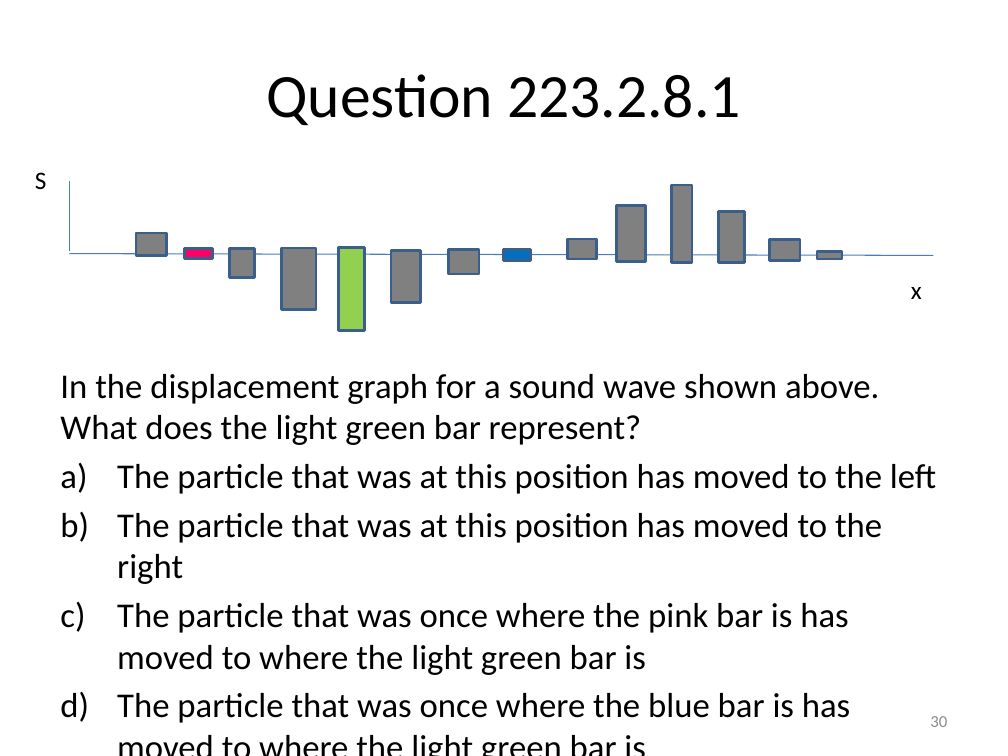
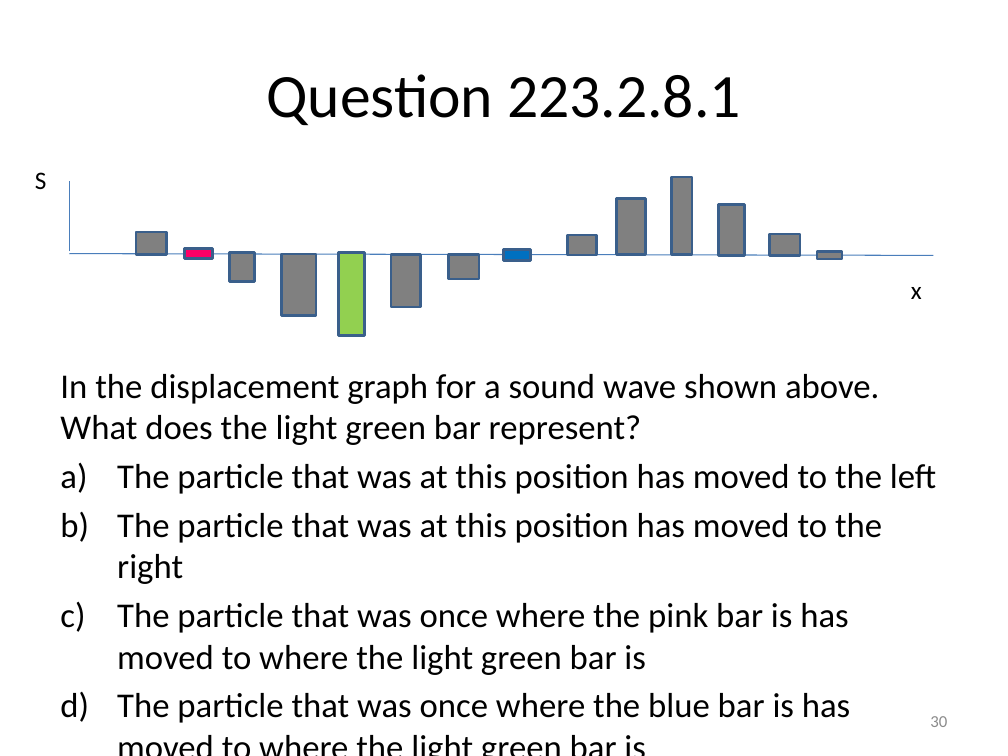
Before and after one commit to rtlines/Introductory-Physics-II, a slide deck: slide 30 of Lecture_Slides/PH 123 Lecture 07.pptx. Drawn at 1008x756 pixels with LibreOffice and Linux fonts; fonts in the diff are those of the drawing. Boxes give left, top, right and bottom in pixels: in the first picture for what was removed or moved away, otherwise in the second. Text is boxed around its words. In the diff, an @@ line names an element or a change of style, - is before the commit and + after.

```diff
--- a/Lecture_Slides/PH 123 Lecture 07.pptx
+++ b/Lecture_Slides/PH 123 Lecture 07.pptx
@@ rectangle: place and size @@
-rectangle at box(671, 185, 692, 263)
+rectangle at box(671, 177, 692, 255)
@@ 4 rectangles: place and size @@
-4 rectangles at box(568, 206, 800, 262)
+4 rectangles at box(568, 199, 800, 255)
@@ 5 rectangles: place and size @@
-5 rectangles at box(230, 248, 479, 331)
+5 rectangles at box(230, 252, 479, 336)
```
Also in this commit, not shown: 4 other slides changed, 1 slide added, 51 other files.
